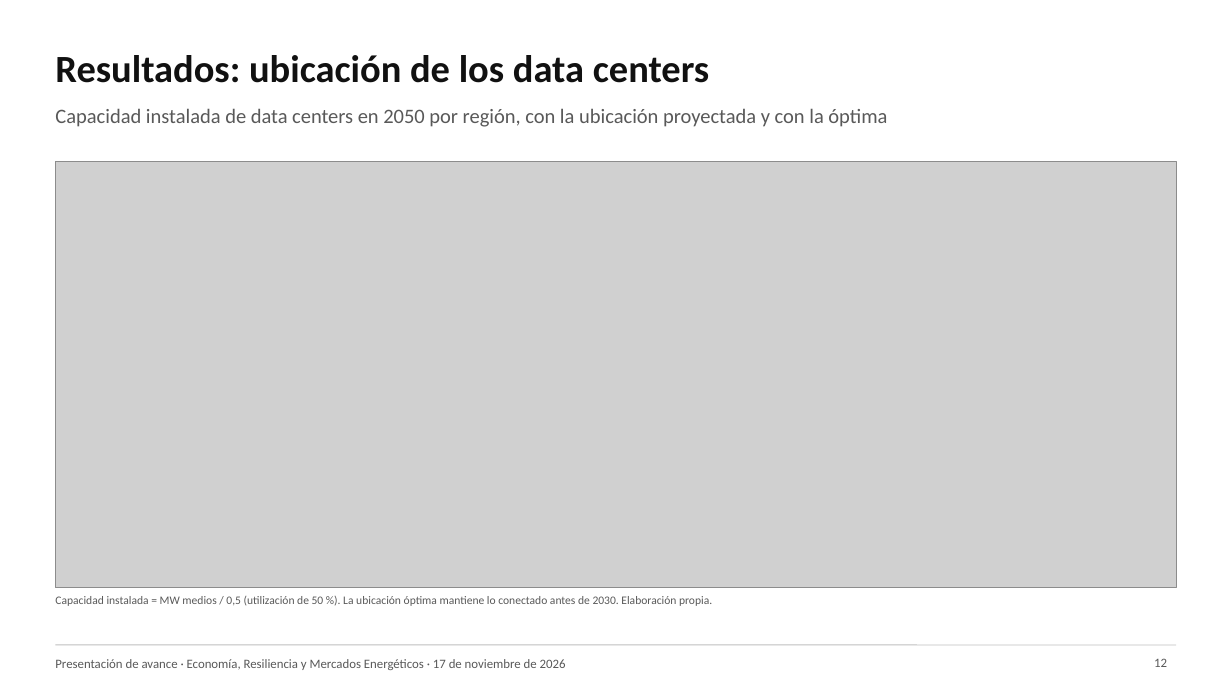
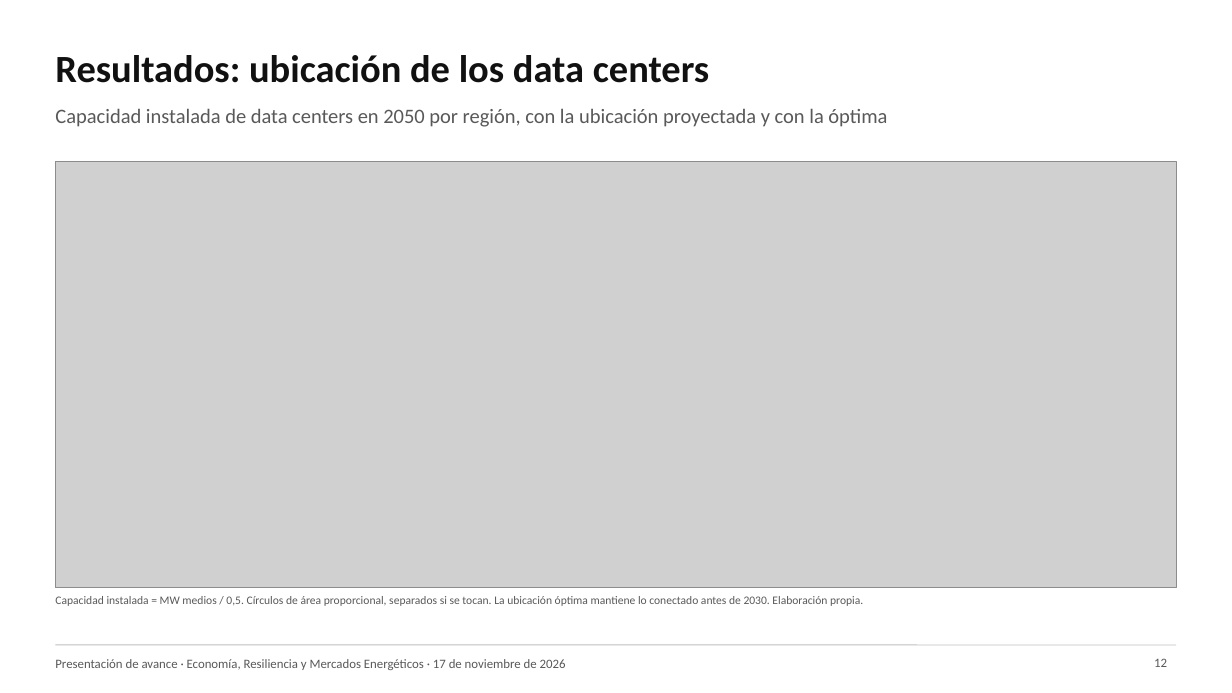
Before and after one commit to ignacioperezortiz/ubicacion-datacenters-sen, a slide deck: slide 12 of presentacion/Presentacion de avance - Ubicacion de data centers en el SEN.pptx. Drawn at 1232x693 pixels with LibreOffice and Linux fonts; fonts in the diff are those of the drawing; grey boxes stand for pictures. Boxes give left, top, right and bottom in pixels: in the first picture for what was removed or moved away, otherwise in the second. Text is boxed around its words. In the diff, an @@ line names an element or a change of style, - is before the commit and + after.

```diff
--- a/presentacion/Presentacion de avance - Ubicacion de data centers en el SEN.pptx
+++ b/presentacion/Presentacion de avance - Ubicacion de data centers en el SEN.pptx
@@ text at [55, 596, 863, 606]: text changed @@
-Capacidad instalada = MW medios / 0,5 (utilización de 50 %). La ubicación óptima mantiene lo conectado antes de 2030. Elaboración propia.
+Capacidad instalada = MW medios / 0,5. Círculos de área proporcional, separados si se tocan. La ubicación óptima mantiene lo conectado antes de 2030. Elaboración propia.
```
Also in this commit, not shown: 6 other files.
